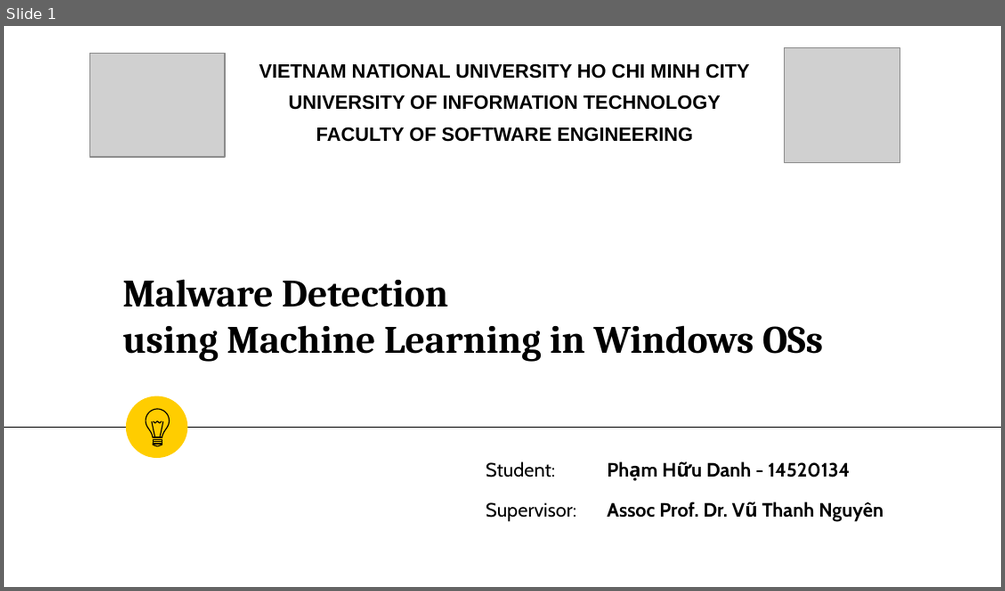
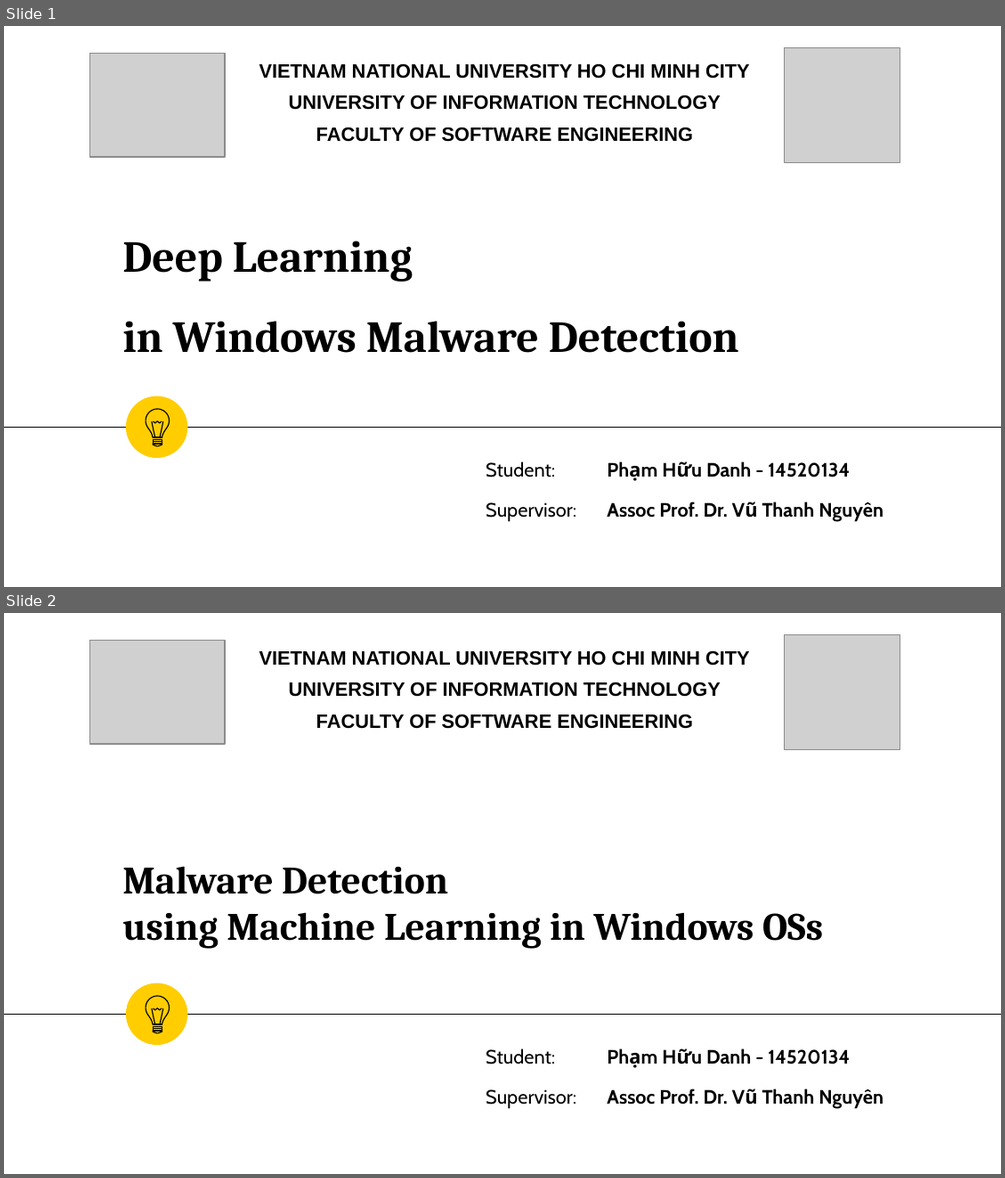
Before and after one commit to danhph/Cinder, a slide deck: thesis/slides.pptx. Shown one above the other, each under a label of ours: slide 1 before the commit, slides 1 and 2 after it. The pictures are 1005x591 and 1005x1178 pixels, drawn with LibreOffice and Linux fonts; fonts in the diff are those of the drawing; grey boxes stand for pictures. Boxes give left, top, right and bottom in pixels: in the first picture for what was removed or moved away, otherwise in the second. Text is boxed around its words. In the diff, an @@ line names an element or a change of style, - is before the commit and + after.

```diff
--- a/thesis/slides.pptx
+++ b/thesis/slides.pptx
@@ slide 1 added at [4, 26, 1001, 587], background #FFFFFF; not listed: 2 template elements that a slide beside it also shows @@
@@ picture added at [785, 48, 899, 162] @@
@@ picture added at [89, 53, 225, 157] @@
@@ text added at [259, 63, 750, 142], 14 pt, text #000000, bold @@
+VIETNAM NATIONAL UNIVERSITY HO CHI MINH CITY
+UNIVERSITY OF INFORMATION TECHNOLOGY
+FACULTY OF SOFTWARE ENGINEERING
@@ title added at [122, 240, 739, 353], 32 pt, text #000000, bold @@
+Deep Learning
+in Windows Malware Detection
@@ group added at [146, 409, 170, 447]: 8 freeform shapes @@
@@ table added at [476, 446, 898, 526], 2 rows, 2 columns @@
+Student: | Phạm Hữu Danh - 14520134
+Supervisor: | Assoc Prof. Dr. Vũ Thanh Nguyên
@@ what was slide 1 is now slide 2 @@
```
Also in this commit, not shown: 1 slide changed, 23 other files.
